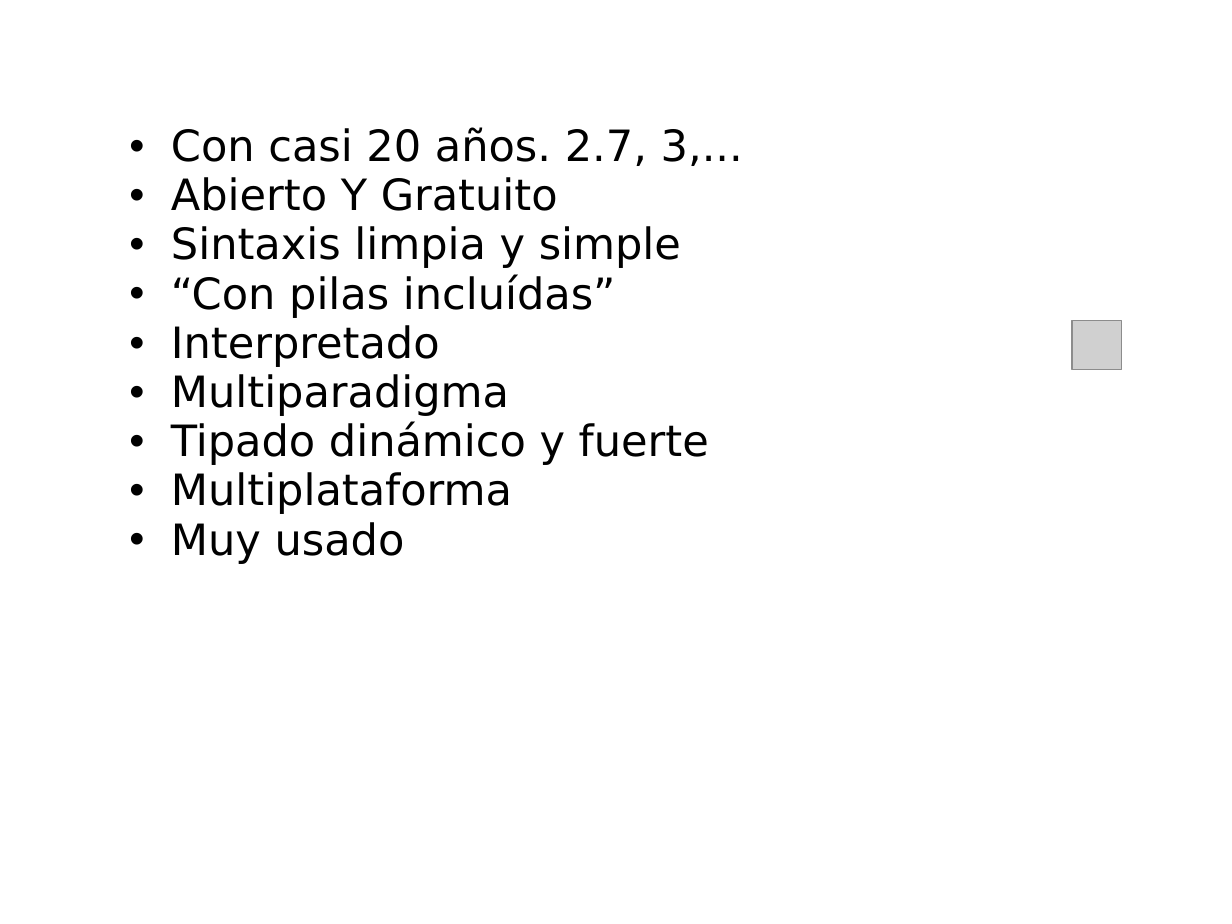
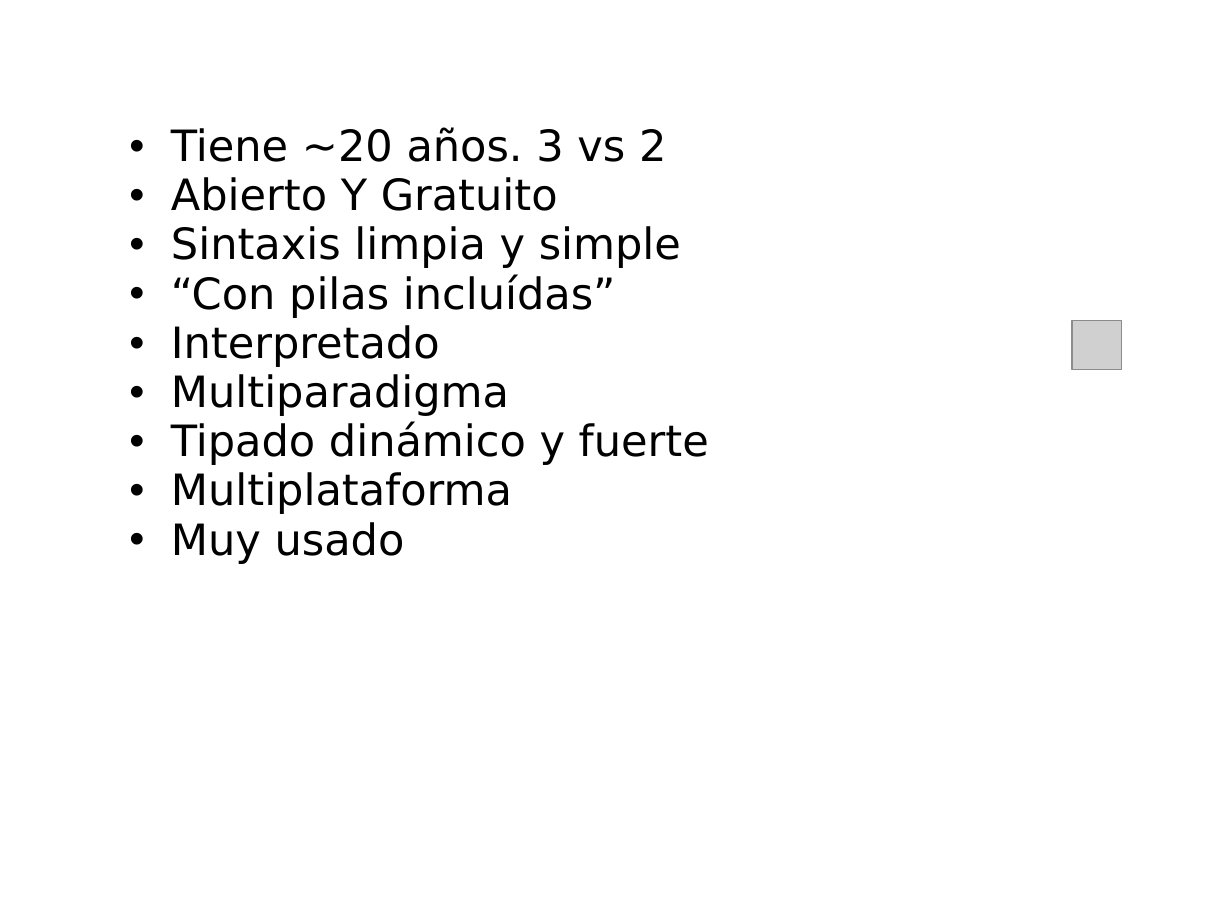
Before and after one commit to fisadev/talks, a slide deck: slide 2 of intro-python/intro-python.odp. Drawn at 1232x924 pixels with LibreOffice and Linux fonts; fonts in the diff are those of the drawing; grey boxes stand for pictures; background and template pictures are left out. Boxes give left, top, right and bottom in pixels: in the first picture for what was removed or moved away, otherwise in the second. Text is boxed around its words. In the diff, an @@ line names an element or a change of style, - is before the commit and + after.

```diff
--- a/intro-python/intro-python.odp
+++ b/intro-python/intro-python.odp
@@ subtitle at (171, 127, 666, 162): text changed @@
-  • Con casi 20 años. 2.7, 3,...
+  • Tiene ~20 años. 3 vs 2
```
Also in this commit, not shown: 6 other slides changed, 1 slide added, 1 other file.
